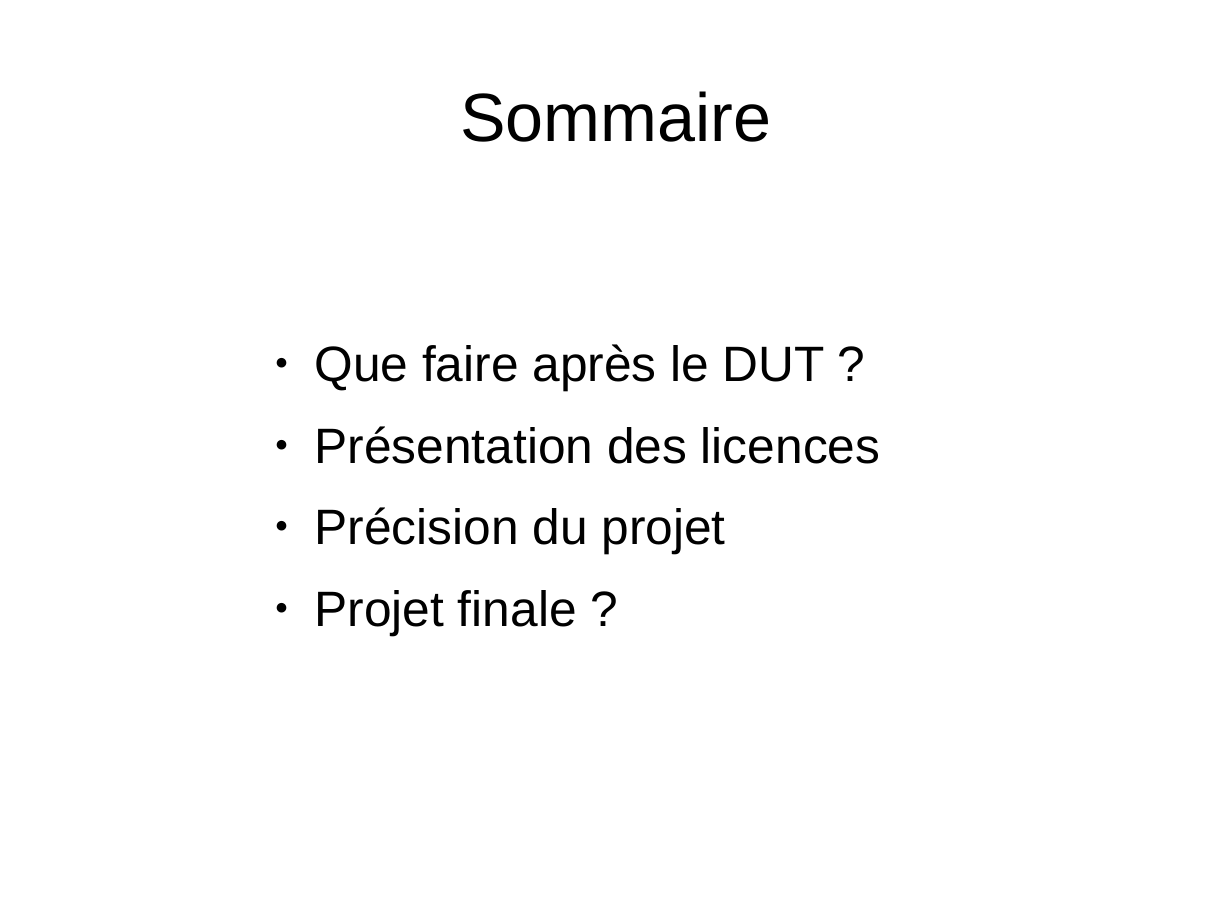
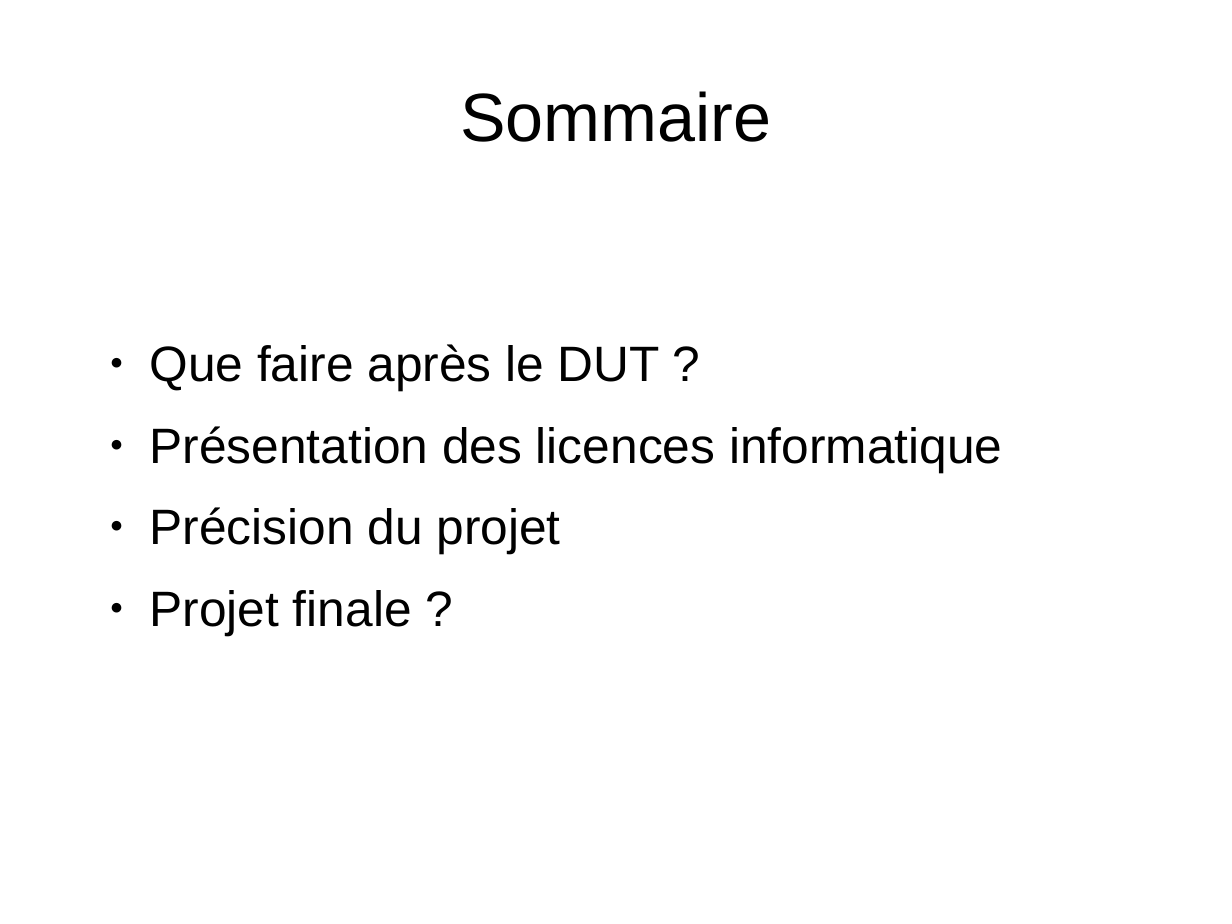
Before and after one commit to hana69200/Cours, a slide deck: slide 2 of S3/Com - PPP/PPP.odp. Drawn at 1232x924 pixels with LibreOffice and Linux fonts; fonts in the diff are those of the drawing. Boxes give left, top, right and bottom in pixels: in the first picture for what was removed or moved away, otherwise in the second. Text is boxed around its words. In the diff, an @@ line names an element or a change of style, - is before the commit and + after.

```diff
--- a/S3/Com - PPP/PPP.odp
+++ b/S3/Com - PPP/PPP.odp
@@ text "Que faire après le DUT ...": place and size @@
-text "Que faire après le DUT ..." at (315, 344, 880, 636)
+text "Que faire après le DUT ..." at (150, 344, 1002, 636)
@@ text at (150, 344, 660, 636): indent changed @@
@@ text at (150, 426, 1002, 472): text changed @@
-● Présentation des licences
+● Présentation des licences informatique
```
Also in this commit, not shown: 2 other slides changed, 3 slides added, 3 other files.
